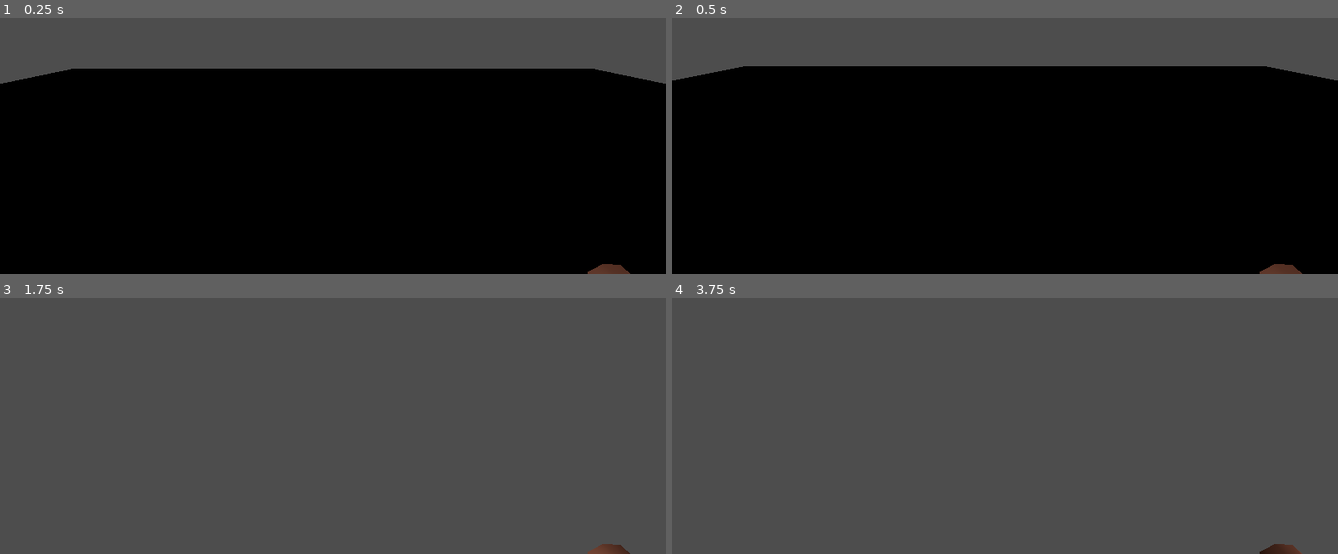
Above: before the commit, frames 1-4 (two rows, left to right).
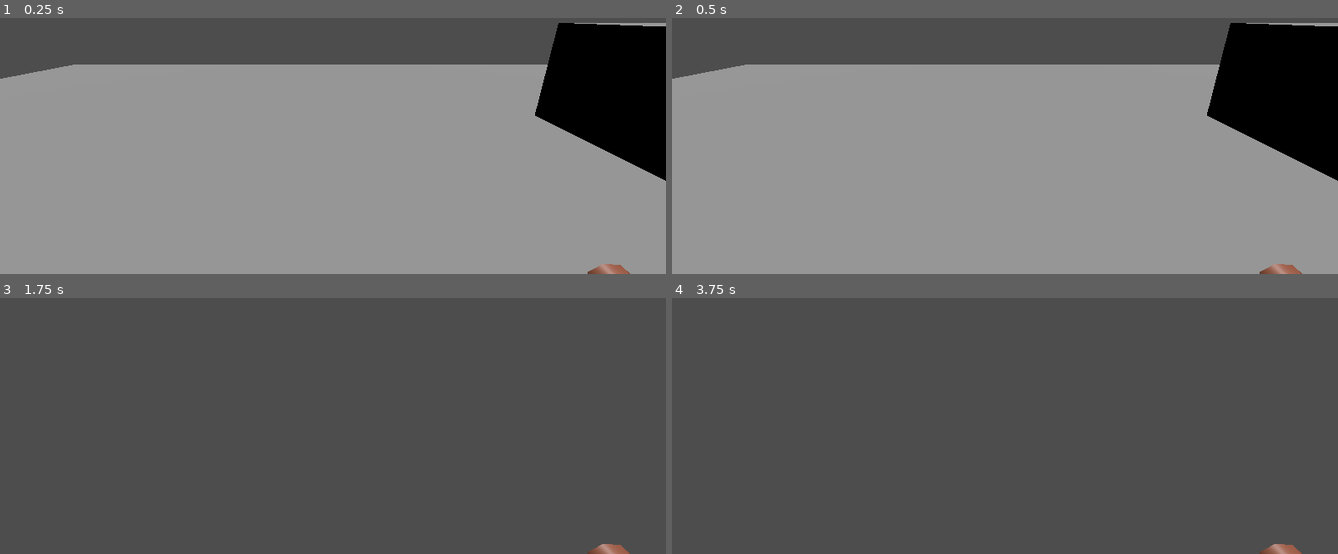
Above: after the commit, the same moments.

Repository: mareluca675/the-well
Game: Godot game, scene res://scenes/main.tscn
The game is run twice, just before and just after one commit, with the same random seed, the same clock (stepped at 60 frames per second) and the same inputs.
Inputs (mouse positions are in pixels of both pictures, inside the frame that each line leads up to):
- Up to frame 1 (0.25 s): no input
- Up to frame 2 (0.5 s): no input
- Up to frame 3 (1.75 s): move the mouse to (366, 367) at 0.52 s; hold W (move_forward) from 0.53 s (still down); tap Space (jump) at 0.77, 1.52 s; move the mouse to (299, 369) at 1.27 s
- Up to frame 4 (3.75 s): keep holding W (move_forward); tap Enter at 2, 3.5 s; move the mouse to (1018, 362) at 2.02 s; tap Space (jump) at 2.75, 3.02 s; move the mouse to (998, 372) at 2.77 s; move the mouse to (1051, 372) at 3.52 s

The runs differ from the first frame. In frame 1, 79% of the frame differs, in the area x 0-100%, y 1-100%; in frame 2, 78%; in frame 3, 0.2%; in frame 4, 0.2%.

Commit message:
Tweaked movement, light, main scene
Made the movement feel a bit better by tweaking some variables, added some props and modified the light to make the scene bright.

Diff:
--- a/scenes/main.tscn
+++ b/scenes/main.tscn
@@ -6,6 +6,10 @@
 
 [sub_resource type="BoxShape3D" id="BoxShape3D_7dm0k"]
 size = Vector3(1, 0.001, 1)
+
+[sub_resource type="BoxMesh" id="BoxMesh_o5qli"]
+
+[sub_resource type="BoxShape3D" id="BoxShape3D_0wfyh"]
 
 [node name="Main" type="Node3D"]
 
@@ -25,4 +29,26 @@
 transform = Transform3D(10, 0, 0, 0, 10, 0, 0, 0, 10, 0, 1.90521, 0)
 
 [node name="DirectionalLight3D" type="DirectionalLight3D" parent="."]
-transform = Transform3D(1, 0, 0, 0, 1, 0, 0, 0, 1, 0, 88.1231, 15.1946)
+transform = Transform3D(1, 0, 0, 0, 0.0134561, 0.999909, 0, -0.999909, 0.0134561, 0, 128.896, 15.1946)
+
+[node name="Cube" type="StaticBody3D" parent="."]
+transform = Transform3D(1, 0, 0, 0, 1, 0, 0, 0, 1, 51.8041, -3.61439, 0)
+
+[node name="MeshInstance3D" type="MeshInstance3D" parent="Cube"]
+transform = Transform3D(25.9218, 0, 0, 0, 25.9218, 0, 0, 0, 25.9218, 0, 0, 0)
+mesh = SubResource("BoxMesh_o5qli")
+
+[node name="CollisionShape3D" type="CollisionShape3D" parent="Cube"]
+transform = Transform3D(25.58, 0, 0, 0, 25.58, 0, 0, 0, 25.58, -0.194389, 3.8147e-06, -0.0294189)
+shape = SubResource("BoxShape3D_0wfyh")
+
+[node name="Cube2" type="StaticBody3D" parent="."]
+transform = Transform3D(1, 0, 0, 0, 1, 0, 0, 0, 1, 51.5681, 4.4824, -37.4576)
+
+[node name="MeshInstance3D" type="MeshInstance3D" parent="Cube2"]
+transform = Transform3D(25.9218, 0, 0, 0, 25.9218, 0, 0, 0, 25.9218, 0, 0, 0)
+mesh = SubResource("BoxMesh_o5qli")
+
+[node name="CollisionShape3D" type="CollisionShape3D" parent="Cube2"]
+transform = Transform3D(25.5265, 0, 0, 0, 25.5265, 0, 0, 0, 25.5265, -0.194389, 3.8147e-06, -0.0294189)
+shape = SubResource("BoxShape3D_0wfyh")
--- a/scripts/player_movement.gd
+++ b/scripts/player_movement.gd
@@ -3,10 +3,10 @@
 @onready var camera_3d = $Camera3D
 
 const SPEED = 100.0
-const JUMP_VELOCITY = 4.5
+const JUMP_VELOCITY = 50
 const CAMERA_SENS = 0.003
 # Get the gravity from the project settings to be synced with RigidBody nodes.
-var gravity = ProjectSettings.get_setting("physics/3d/default_gravity")
+var gravity = 100
 
 func _ready():
 	Input.mouse_mode = Input.MOUSE_MODE_CAPTURED
Not shown: 1 places in scenes/main.tscn that only renumber resources
